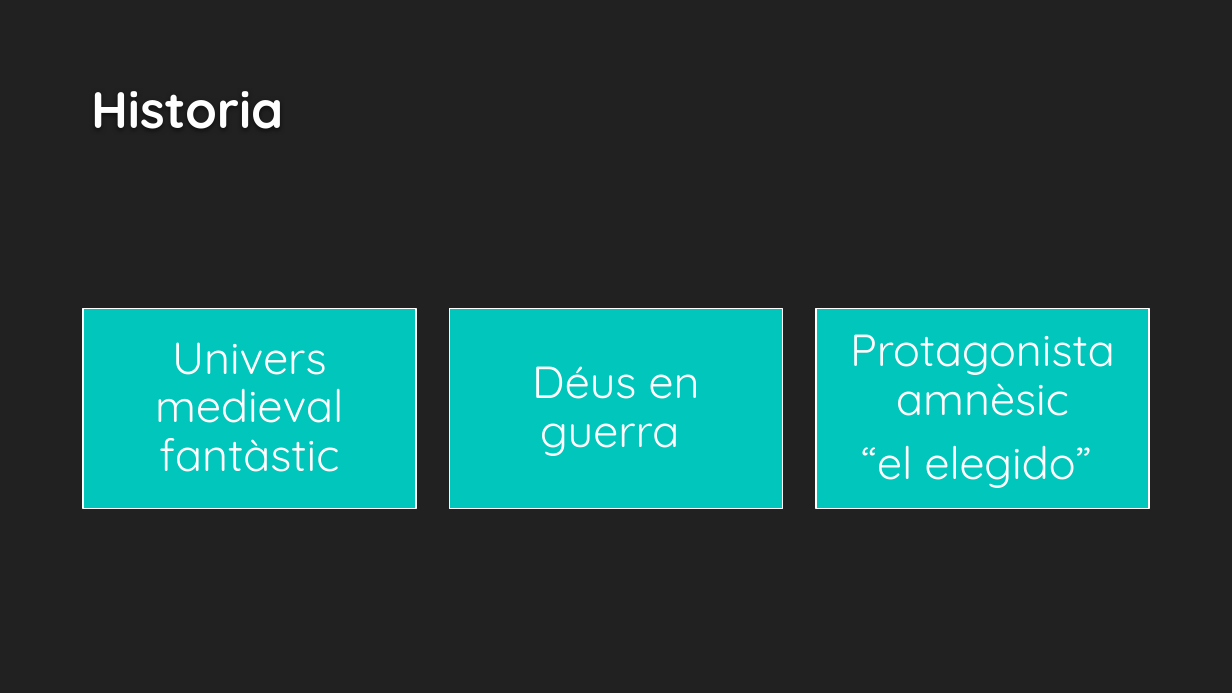
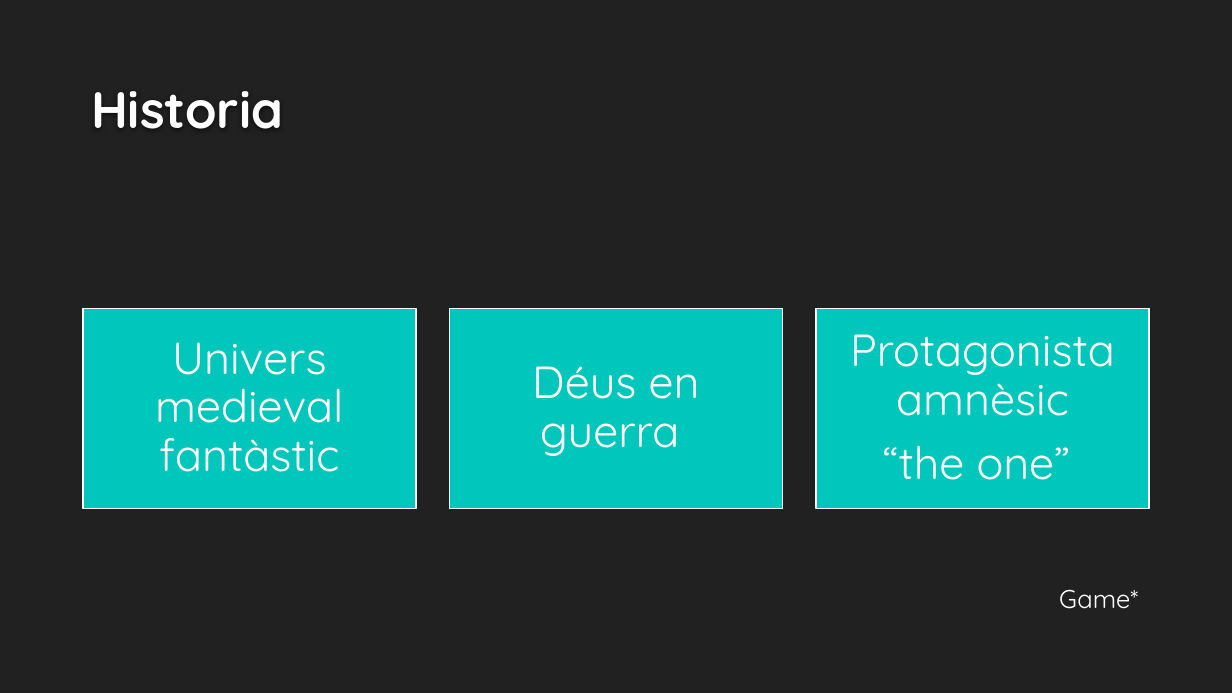
Before and after one commit to davidlopez3D/project_darkestvalley, a slide deck: slide 6 of Presentació/Darkest Valley.pptx. Drawn at 1232x693 pixels with LibreOffice and Linux fonts; fonts in the diff are those of the drawing; background and template pictures are left out. Boxes give left, top, right and bottom in pixels: in the first picture for what was removed or moved away, otherwise in the second. Text is boxed around its words. In the diff, an @@ line names an element or a change of style, - is before the commit and + after.

```diff
--- a/Presentació/Darkest Valley.pptx
+++ b/Presentació/Darkest Valley.pptx
@@ text at box(883, 445, 1070, 480): text changed @@
-“el elegido”
+“the one”
@@ text added at box(1059, 589, 1138, 609), 20 pt, text #FFFFFF @@
+Game*
```
Also in this commit, not shown: 4 other slides changed, 1 slide added, 30 other files.
